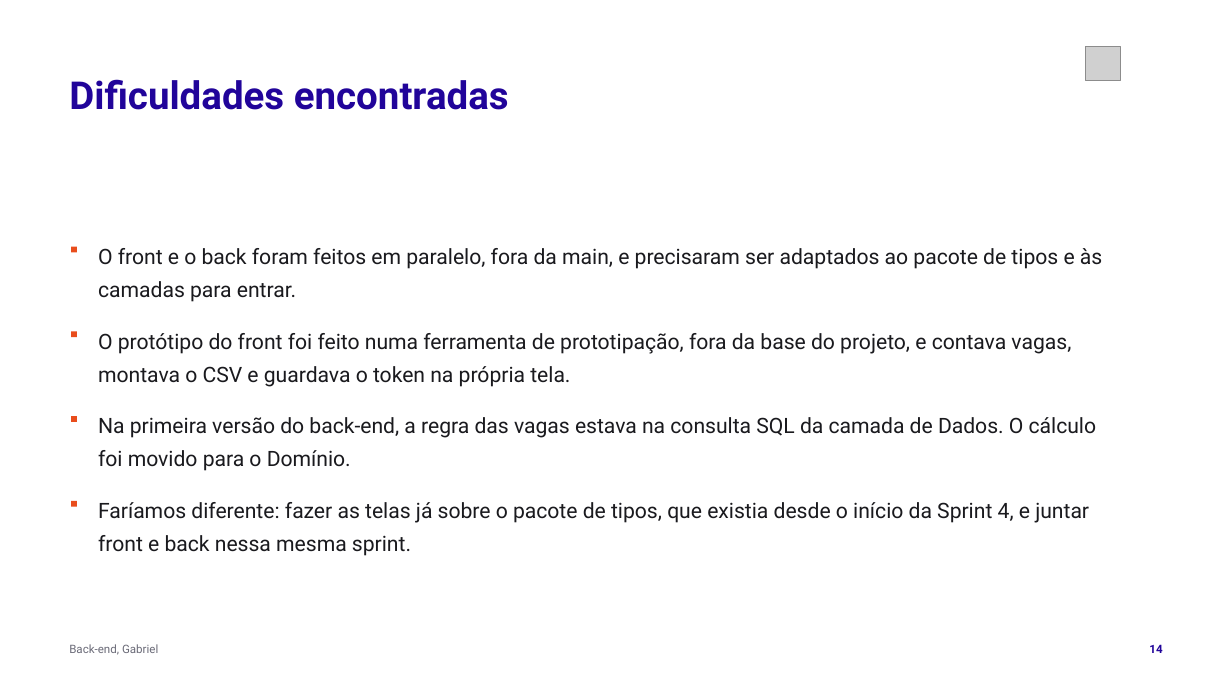
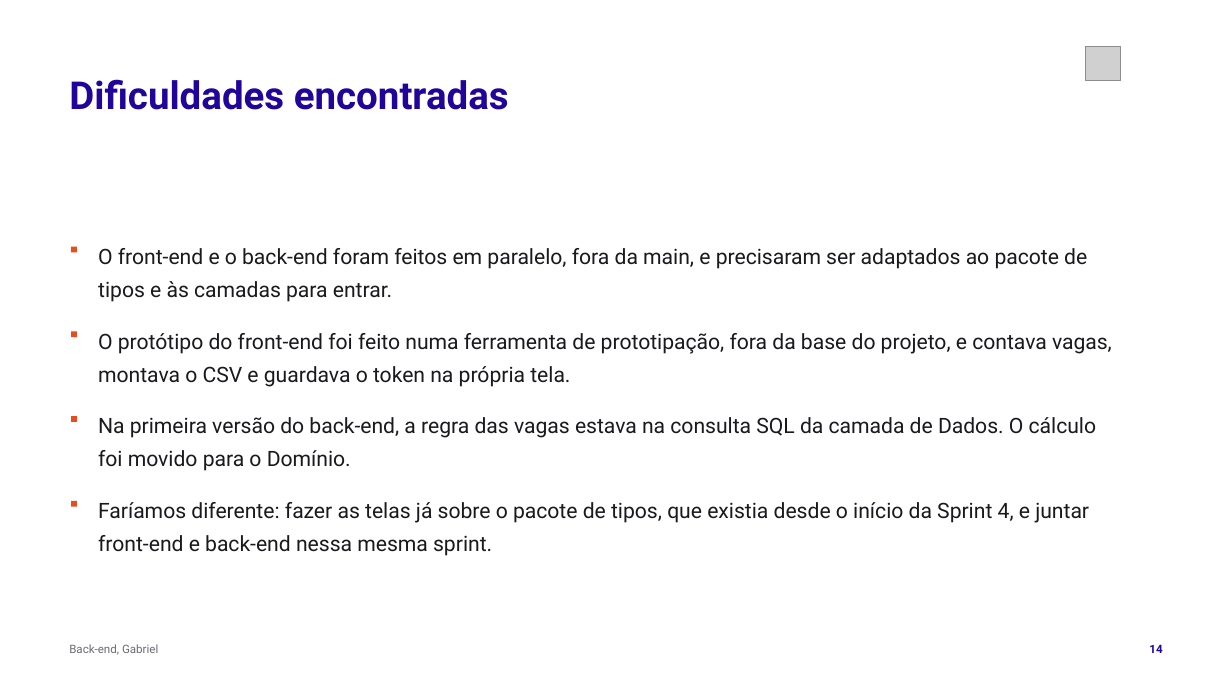
Before and after one commit to tcpassos/invite-app, a slide deck: slide 14 of trabalhos/T3-Apresentacao-Intermediaria.pptx. Drawn at 1232x693 pixels with LibreOffice and Linux fonts; fonts in the diff are those of the drawing; grey boxes stand for pictures. Boxes give left, top, right and bottom in pixels: in the first picture for what was removed or moved away, otherwise in the second. Text is boxed around its words. In the diff, an @@ line names an element or a change of style, - is before the commit and + after.

```diff
--- a/trabalhos/T3-Apresentacao-Intermediaria.pptx
+++ b/trabalhos/T3-Apresentacao-Intermediaria.pptx
@@ text at [98,248,1087,302]: text changed @@
-O front e o back foram feitos em paralelo, fora da main, e precisaram ser adaptados ao pacote de tipos e às camadas para entrar.
+O front-end e o back-end foram feitos em paralelo, fora da main, e precisaram ser adaptados ao pacote de tipos e às camadas para entrar.
@@ text at [98,333,1112,387]: text changed @@
-O protótipo do front foi feito numa ferramenta de prototipação, fora da base do projeto, e contava vagas, montava o CSV e guardava o token na própria tela.
+O protótipo do front-end foi feito numa ferramenta de prototipação, fora da base do projeto, e contava vagas, montava o CSV e guardava o token na própria tela.
@@ text at [98,502,1089,556]: text changed @@
-Faríamos diferente: fazer as telas já sobre o pacote de tipos, que existia desde o início da Sprint 4, e juntar front e back nessa mesma sprint.
+Faríamos diferente: fazer as telas já sobre o pacote de tipos, que existia desde o início da Sprint 4, e juntar front-end e back-end nessa mesma sprint.
```
Also in this commit, not shown: 5 other slides changed, 3 other files.
